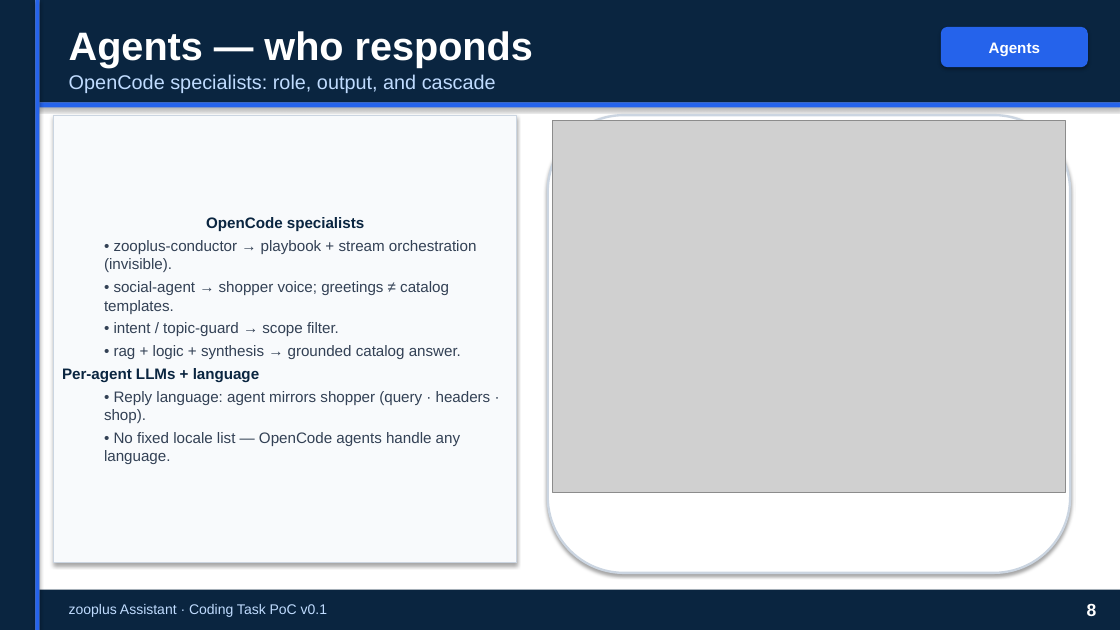
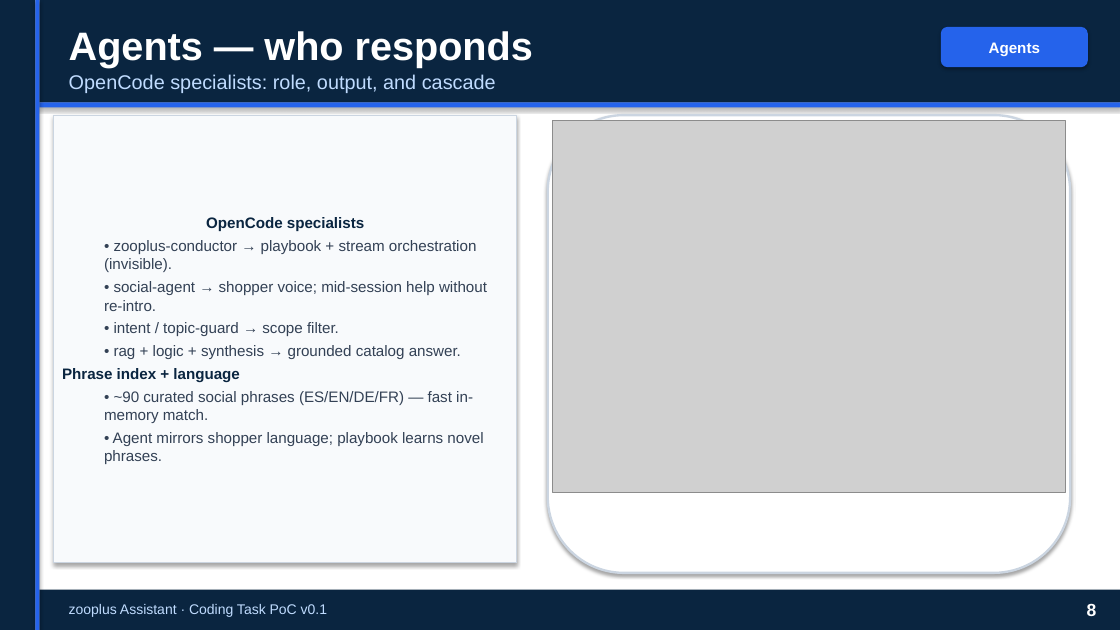
Before and after one commit to peluzzza/PoCAssistantZooplus, a slide deck: slide 8 of docs/deliverables/v0.1/zooplus-assistant-interview-15min-pro.pptx. Drawn at 1120x630 pixels with LibreOffice and Linux fonts; fonts in the diff are those of the drawing; grey boxes stand for pictures. Boxes give left, top, right and bottom in pixels: in the first picture for what was removed or moved away, otherwise in the second. Text is boxed around its words. In the diff, an @@ line names an element or a change of style, - is before the commit and + after.

```diff
--- a/docs/deliverables/v0.1/zooplus-assistant-interview-15min-pro.pptx
+++ b/docs/deliverables/v0.1/zooplus-assistant-interview-15min-pro.pptx
@@ text in rectangle at [104, 281, 487, 311]: text changed @@
-  • social-agent → shopper voice; greetings ≠ catalog templates.
+  • social-agent → shopper voice; mid-session help without re-intro.
@@ text in rectangle at [62, 368, 483, 464]: text changed @@
-Per-agent LLMs + language
-  • Reply language: agent mirrors shopper (query · headers · shop).
-  • No fixed locale list — OpenCode agents handle any language.
+Phrase index + language
+  • ~90 curated social phrases (ES/EN/DE/FR) — fast in-memory match.
+  • Agent mirrors shopper language; playbook learns novel phrases.
```
Also in this commit, not shown: 4 other slides changed, 25 other files.
